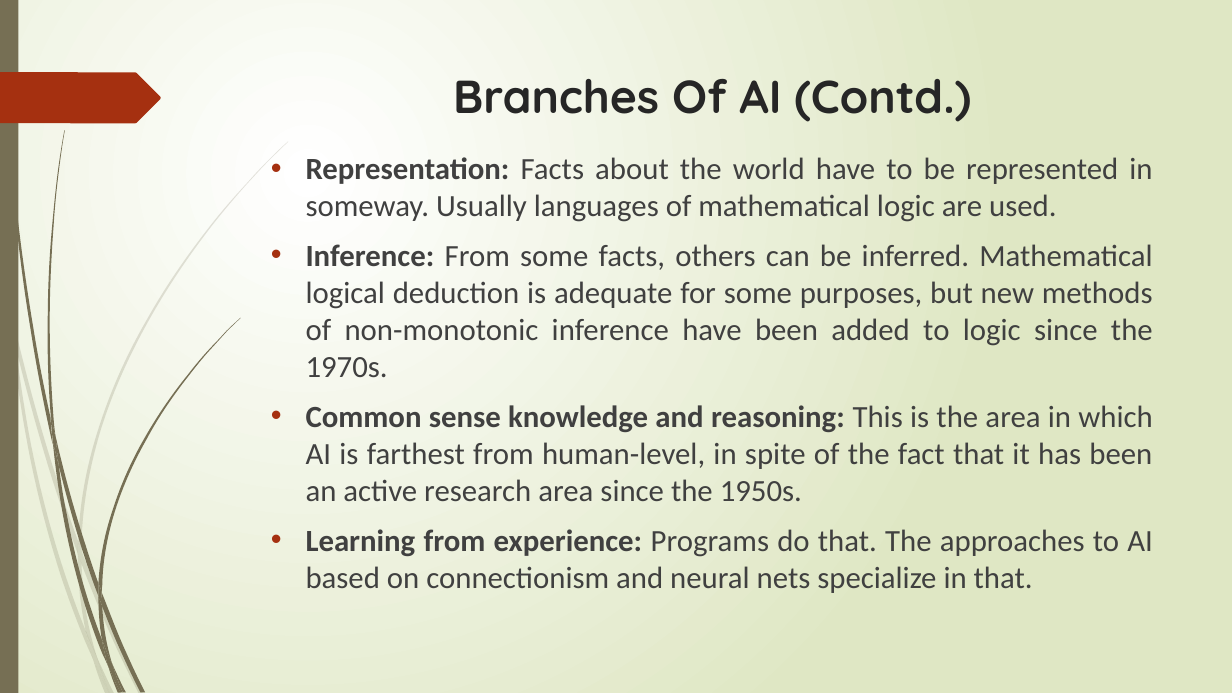
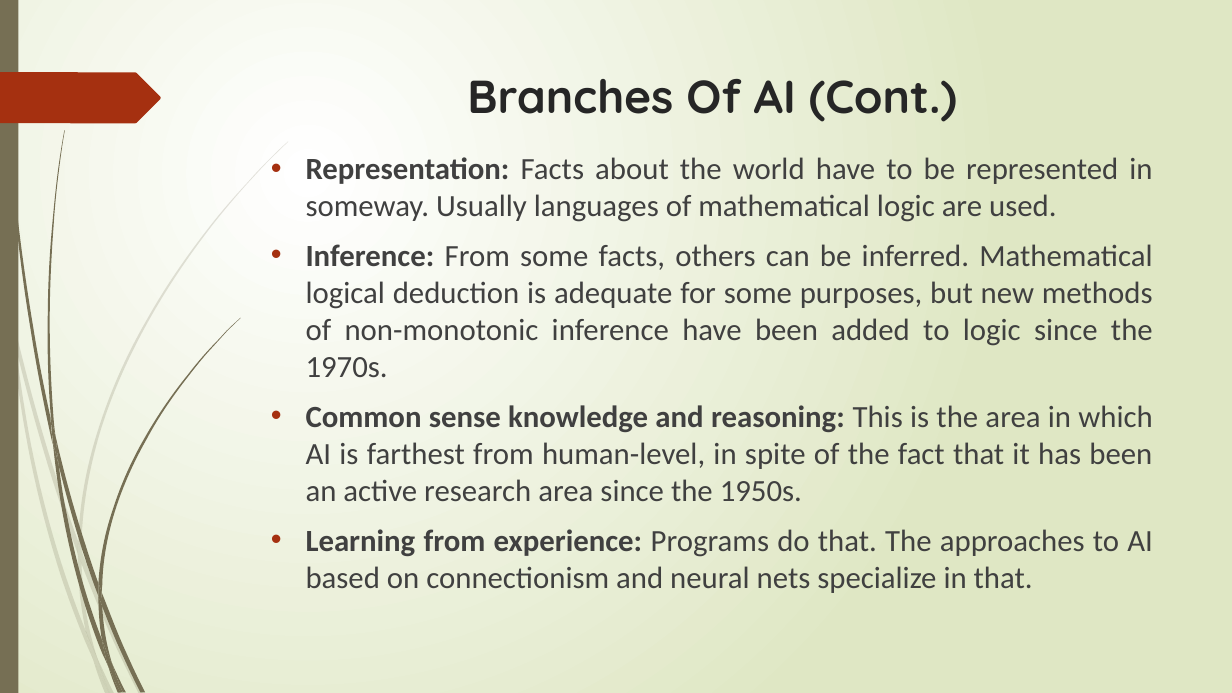
Before and after one commit to lalitgiri/Angular_Practice_Program, a slide deck: slide 19 of Ecommerce-Project/report data/colloquium.pptx. Drawn at 1232x693 pixels with LibreOffice and Linux fonts; fonts in the diff are those of the drawing. Boxes give left, top, right and bottom in pixels: in the first picture for what was removed or moved away, otherwise in the second. Text is boxed around its words. In the diff, an @@ line names an element or a change of style, - is before the commit and + after.

```diff
--- a/Ecommerce-Project/report data/colloquium.pptx
+++ b/Ecommerce-Project/report data/colloquium.pptx
@@ title at [467,79,957,122]: text changed @@
-Branches Of AI (Contd.)
+Branches Of AI (Cont.)
```
Also in this commit, not shown: 7 other slides changed.
